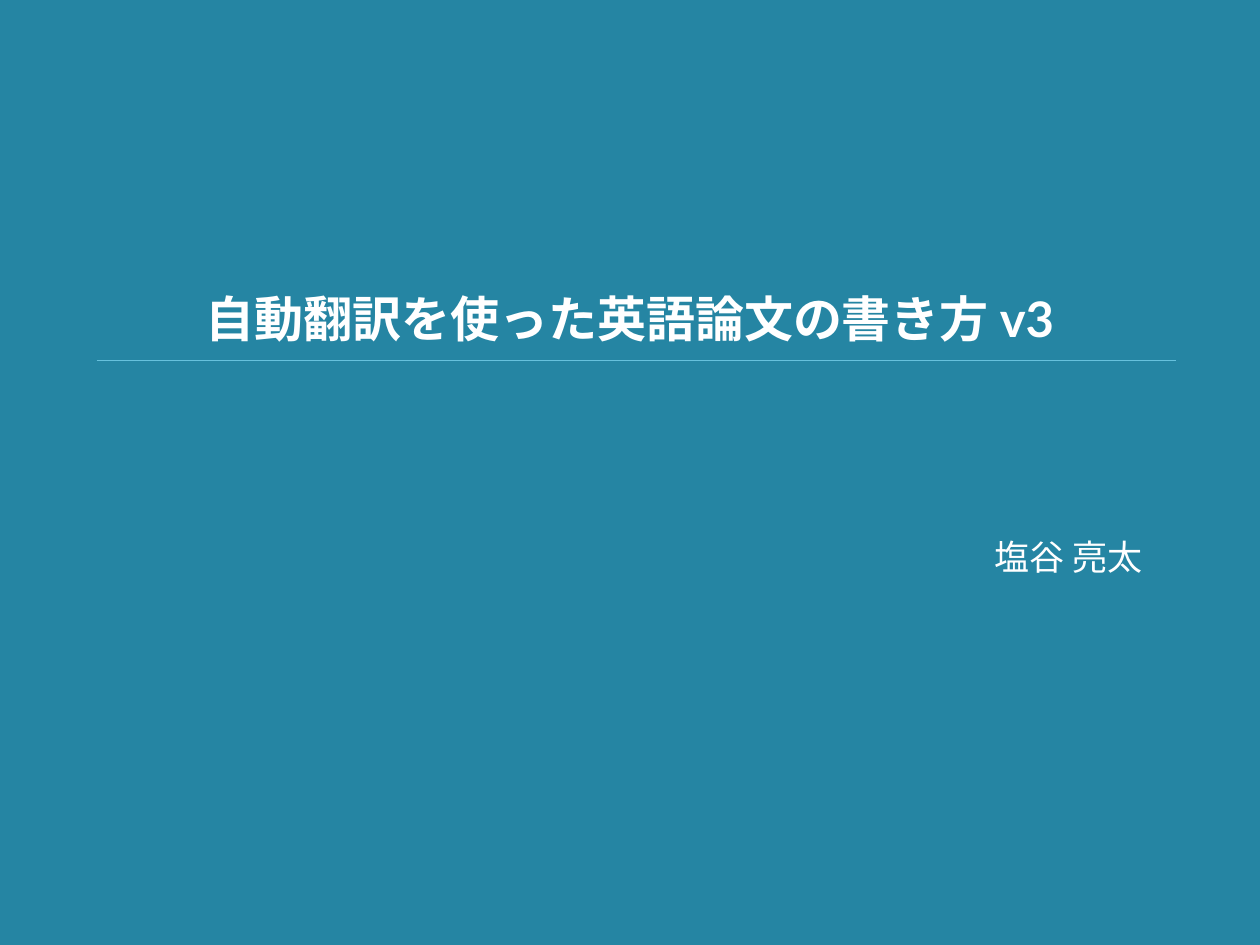
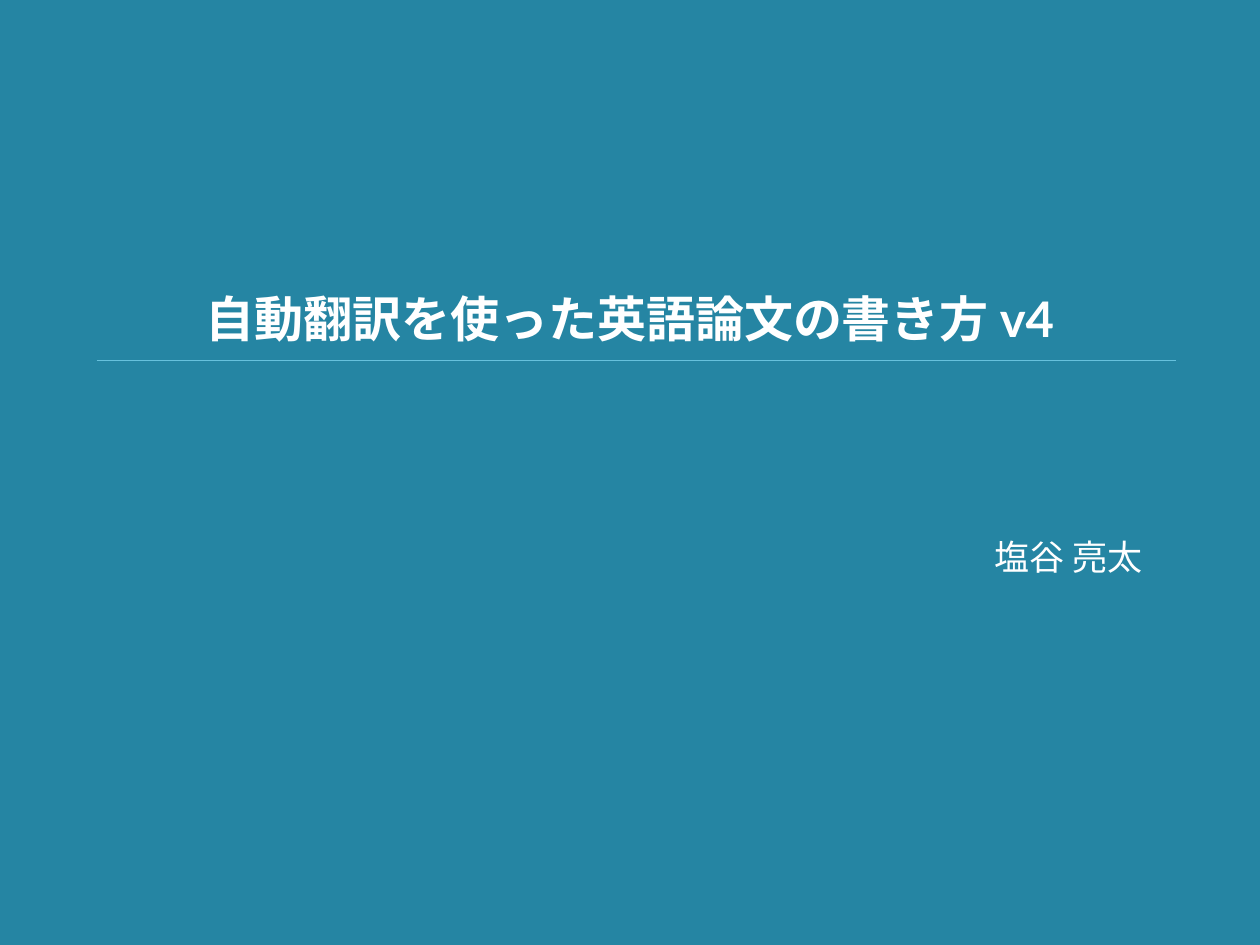
Before and after one commit to shioya-lab/how-to, a slide deck: slide 1 of translation.pptx. Drawn at 1260x945 pixels with LibreOffice and Linux fonts; fonts in the diff are those of the drawing. Boxes give left, top, right and bottom in pixels: in the first picture for what was removed or moved away, otherwise in the second. Text is boxed around its words. In the diff, an @@ line names an element or a change of style, - is before the commit and + after.

Commit message:
translation を v4 に
校正を ChatGPT を使った方法に変更

```diff
--- a/translation.pptx
+++ b/translation.pptx
@@ title at <box>206,295,1054,342</box>: text changed @@
-自動翻訳を使った英語論文の書き方 v3
+自動翻訳を使った英語論文の書き方 v4
```
Also in this commit, not shown: 14 other slides changed, 6 slides added, 1 slide removed, 2 other files.
